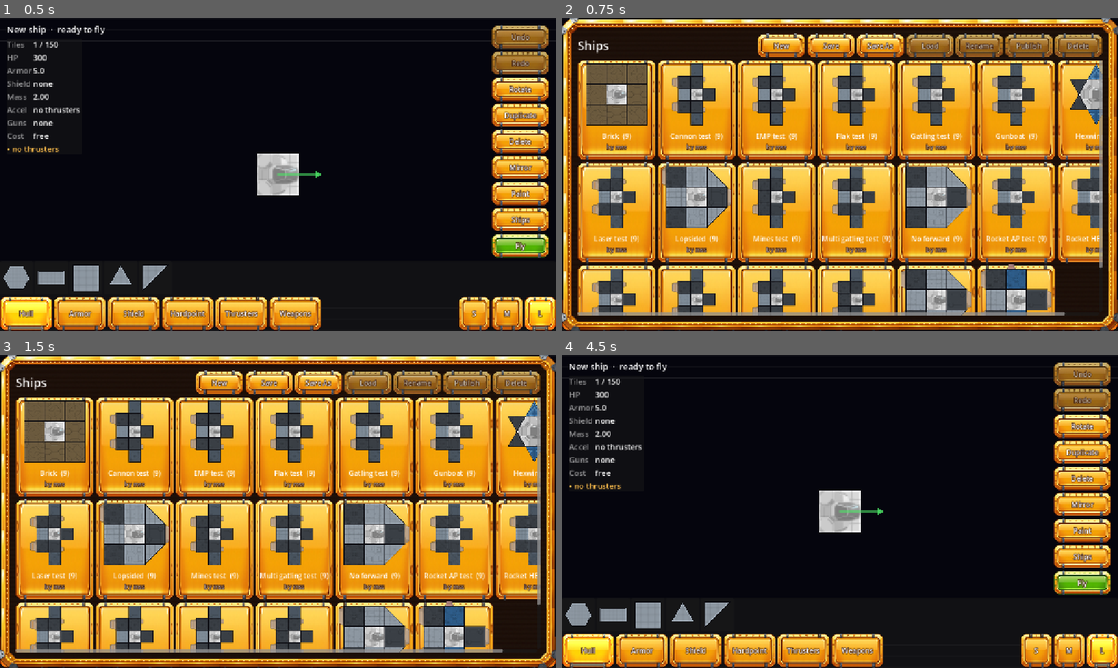
Above: before the commit, frames 1-4 (two rows, left to right).
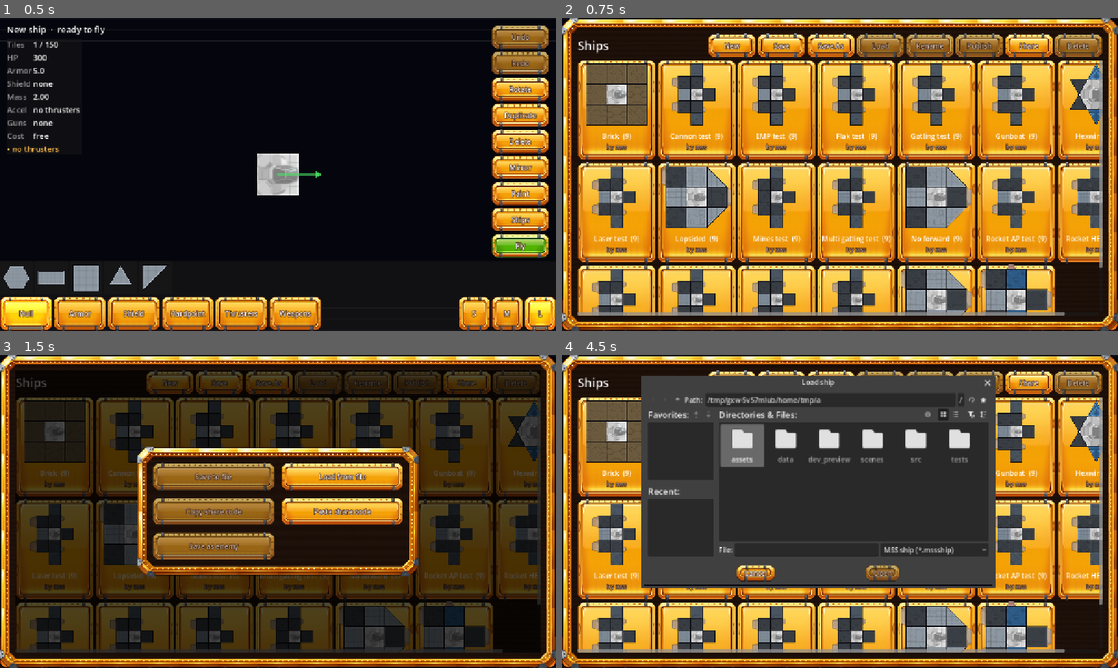
Above: after the commit, the same moments.

Repository: HermanRas/MobileSpaceShooter
Game: Godot game, scene res://scenes/hangar/hangar.tscn
Same seed, same stepped clock (60 frames per second), same inputs: the game is played once before the commit and once after it. This scene is started directly instead of the project's main scene.
Inputs (mouse positions are in pixels of both pictures, inside the frame that each line leads up to):
- Up to frame 1 (0.5 s): no input
- Up to frame 2 (0.75 s): click "Ships" at 0.5 s
- Up to frame 3 (1.5 s): click (467, 383) at 1.25 s, where only the run after the commit has a clickable "Share"
- Up to frame 4 (4.5 s): click (906, 477) at 2 s, where only the run after the commit has a clickable "Load from file"; click (1029, 383) at 2.75 s, where only the run before the commit has a clickable "Publish"; click (1029, 383) at 3.5 s, where only the run before the commit has a clickable "Unpublish"; click "New" at 4.25 s

Frame 1 is identical in both runs. In frame 2, 2.0% of the frame differs, in the area x 26-89%, y 4-13%; in frame 3, 76%; in frame 4, 91%, in the area x 0-100%, y 0-100%.

Commit message:
7.4 Share ships: .mssship files through the system picker, share codes, and Save as enemy
Co-Authored-By: Claude Opus 5.5 <noreply@anthropic.com>

Diff:
--- /dev/null
+++ b/game/dev_preview/drive_share.gd
@@ -0,0 +1,142 @@
+extends "res://dev_preview/drive_shop.gd"
+## Drives 7.4 in the Creative library's Share menu: a ship saved to a `.mssship` file and loaded
+## back, copied as a share code and pasted back, both rebuilding identically; a clipboard of junk
+## refused; Save as enemy; and Back closing the menu before the library. The file picker can't
+## be tapped through here, so the drive hands ShipShare the path a player would have picked.
+## Run with `tools/drive.sh res://dev_preview/drive_share.tscn`. Exit code 0 = every step passed.
+
+const OUT := "user://drive_share"
+const SHARED_NAME := "Drive share gunboat"
+
+var _made: PackedStringArray = []
+
+
+func _ready() -> void:
+	OS.add_logger(_spy)
+	_wipe_dir(OUT)
+	DirAccess.make_dir_recursive_absolute(OUT)
+	Profiles.active_id = ""
+	await _open_hangar()
+	_hangar._share.enemy_dir = OUT
+	_hangar.preview_setup({"ship": "gunboat"})
+	await _hangar.save_as(SHARED_NAME)
+	_ship_id = _hangar.editor.blueprint.id
+	_made.append(_ship_id)
+	await _tap_button(_find(_hangar._ui, "Ships", VBoxContainer))
+
+	await _step_a_file_goes_out_and_comes_back()
+	await _step_a_share_code_goes_out_and_comes_back()
+	await _step_junk_on_the_clipboard_is_refused()
+	await _step_save_as_enemy()
+	await _step_back_closes_the_menu_first()
+
+	for id in _made:
+		_hangar._library.delete(id)
+	_hangar.queue_free()
+	_wipe_dir(OUT)
+	OS.remove_logger(_spy)
+	for error in _spy.seen:
+		_failures.append("script error: " + error)
+	if _failures.is_empty():
+		print("drive_share: PASS")
+		get_tree().quit(0)
+	else:
+		for failure in _failures:
+			printerr("drive_share: FAIL  " + failure)
+		get_tree().quit(1)
+
+
+func _step_a_file_goes_out_and_comes_back() -> void:
+	await _share_action("save_file")
+	var dialog: FileDialog = _hangar._share._dialog
+	_check(dialog.visible and dialog.current_file == "Drive_share_gunboat.mssship",
+			"Save to file opens the picker with the ship's file name (%s)" % dialog.current_file)
+	_save_shot("drive_share_picker.png")
+	dialog.hide()
+	var path := OUT.path_join(dialog.current_file)
+	_hangar._share._on_file_chosen(path)
+	_check(FileAccess.file_exists(path) and "Saved" in _note(), "the file is written: %s" % _note())
+	var before: int = _hangar._library.list().size()
+	await _share_action("open_file")
+	dialog.hide()
+	_hangar._share._on_file_chosen(path)
+	await _frames(6)
+	var arrived := _newest_other_than(_ship_id)
+	_check(_hangar._library.list().size() == before + 1 and arrived != "", "loading it adds a ship (%s)" % _note())
+	_check(_same_design(arrived, _ship_id), "that rebuilds identically")
+	_check(FileAccess.file_exists(_hangar._library.thumbnail_path(arrived)), "with a thumbnail")
+
+
+func _step_a_share_code_goes_out_and_comes_back() -> void:
+	await _share_action("copy_code")
+	var code := DisplayServer.clipboard_get()
+	_check(code.begins_with(ShipCode.CODE_PREFIX) and "copied" in _note(), "Copy share code fills the clipboard (%d chars)" % code.length())
+	DisplayServer.clipboard_set("Look at my ship!\n" + code.substr(0, 40) + "\n" + code.substr(40) + "\n")
+	await _share_action("paste_code")
+	await _frames(6)
+	var arrived := _newest_other_than(_ship_id)
+	_check(arrived != "" and _same_design(arrived, _ship_id) and "Added" in _note(),
+			"Paste share code adds the same ship: %s" % _note())
+
+
+func _step_junk_on_the_clipboard_is_refused() -> void:
+	var before: int = _hangar._library.list().size()
+	DisplayServer.clipboard_set("hello there")
+	await _share_action("paste_code")
+	_check(_hangar._library.list().size() == before and _note().begins_with("Clipboard:"), "junk is refused: %s" % _note())
+
+
+func _step_save_as_enemy() -> void:
+	await _share_action("save_enemy")
+	var path := OUT.path_join("drive_share_gunboat.json")
+	var design := Save.read_json(path) if FileAccess.file_exists(path) else {}
+	_check((design.get("tags", []) as Array).has("enemy") and design.get("id") == "drive_share_gunboat",
+			"Save as enemy writes an enemy design: %s" % _note())
+
+
+func _step_back_closes_the_menu_first() -> void:
+	await _tap_button(_hangar._library_panel.find_child("Share", true, false))
+	_check(_hangar._library_panel._share_menu.visible, "Share opens its menu")
+	_save_shot("drive_share_menu.png")
+	_hangar.on_back()
+	_check(not _hangar._library_panel._share_menu.visible and _hangar._library_panel.visible, "Back closes the menu, not the library")
+	_hangar.on_back()
+	_check(not _hangar._library_panel.visible, "and Back again closes the library")
+
+
+## Selects the shared ship's card, opens Share and taps `action`.
+func _share_action(action: String) -> void:
+	var card := _library_card(_ship_id)
+	if card != null and not card.button_pressed:
+		await _tap_button(card)
+	await _tap_button(_hangar._library_panel.find_child("Share", true, false))
+	await _tap_button(_hangar._library_panel._share_menu.find_child(action, true, false))
+
+
+func _note() -> String:
+	return _hangar._library_panel._note.text
+
+
+## The newest library ship that isn't `id` or one counted already (and counts it).
+func _newest_other_than(id: String) -> String:
+	for entry in _hangar._library.list():
+		if entry["id"] != id and not _made.has(entry["id"]) and entry["name"] == SHARED_NAME:
+			_made.append(entry["id"])
+			return entry["id"]
+	return ""
+
+
+func _same_design(a: String, b: String) -> bool:
+	if a.is_empty() or b.is_empty():
+		return false
+	var left := ShipCode.shared(_hangar._library.load_ship(a))
+	var right := ShipCode.shared(_hangar._library.load_ship(b))
+	left.erase("id")
+	right.erase("id")
+	return JSON.stringify(left) == JSON.stringify(right)
+
+
+func _check(ok: bool, what: String) -> void:
+	print("drive_share: %s  %s" % ["ok  " if ok else "FAIL", what])
+	if not ok:
+		_failures.append(what)
--- /dev/null
+++ b/game/dev_preview/drive_share.tscn
@@ -0,0 +1,6 @@
+[gd_scene load_steps=2 format=3]
+
+[ext_resource type="Script" path="res://dev_preview/drive_share.gd" id="1"]
+
+[node name="DriveShare" type="Node"]
+script = ExtResource("1")
--- /dev/null
+++ b/game/src/model/ship_code.gd
@@ -0,0 +1,69 @@
+class_name ShipCode
+extends RefCounted
+## A ship as it leaves the device (PLAN.md 7.4): a `.mssship` file (the blueprint JSON) or a share
+## code to paste into a chat (CODE_PREFIX, then the JSON deflated and in base64). Either way it's
+## the shared form: no gun item ids (they name guns in the sender's inventory, §5.4) and not for
+## sale (publishing is the receiver's call, 7.3). Creative gun levels are part of the design, so
+## they come along; buying a ship drops them (HangarEditor.swap_to).
+##
+## What comes in is untrusted: `read` never crashes, caps the size, and says what's wrong.
+
+const CODE_PREFIX := "MSS1:"
+const FILE_EXTENSION := "mssship"
+## The most JSON a code or file may hold, unpacked: a 150-tile ship is about 25 KB.
+const MAX_BYTES := 1 << 20
+
+
+## `bp` as it's shared.
+static func shared(bp: Blueprint) -> Dictionary:
+	var out := bp.to_dict()
+	out["tags"] = (out["tags"] as Array).filter(func(tag: String) -> bool: return tag != Blueprint.PUBLISHED)
+	for mount: Dictionary in out["mounts"]:
+		mount.erase("gun")
+	return out
+
+
+## The `.mssship` file's text.
+static func file_text(bp: Blueprint) -> String:
+	return JSON.stringify(shared(bp), "\t")
+
+
+## The share code: one line of text.
+static func code(bp: Blueprint) -> String:
+	var packed := JSON.stringify(shared(bp)).to_utf8_buffer().compress(FileAccess.COMPRESSION_DEFLATE)
+	return CODE_PREFIX + Marshalls.raw_to_base64(packed)
+
+
+## A ship from a share code or a file's text, or null with the reasons in `errors`.
+static func read(text: String, errors: PackedStringArray) -> Blueprint:
+	if text.length() > MAX_BYTES:
+		errors.append("That's too big to be a ship")
+		return null
+	var json_text := text
+	# Chat apps wrap long lines and pad them; a code has no spaces of its own.
+	var compact := RegEx.create_from_string("\\s+").sub(text, "", true)
+	# A code pasted with the message it came in ("Look at my ship! MSS1:…") starts at its prefix.
+	var at := compact.find(CODE_PREFIX) if not compact.begins_with("{") else -1
+	if at >= 0:
+		compact = compact.substr(at)
+		var packed := Marshalls.base64_to_raw(compact.substr(CODE_PREFIX.length()))
+		var raw := packed.decompress_dynamic(MAX_BYTES, FileAccess.COMPRESSION_DEFLATE) if not packed.is_empty() else PackedByteArray()
+		if raw.is_empty():
+			errors.append("That share code is damaged or cut short")
+			return null
+		json_text = raw.get_string_from_utf8()
+	var json := JSON.new()
+	if json.parse(json_text) != OK or typeof(json.data) != TYPE_DICTIONARY:
+		errors.append("That isn't a ship" if not compact.begins_with(CODE_PREFIX) else "That share code is damaged")
+		return null
+	var bp := Blueprint.from_dict(json.data, errors)
+	if bp == null:
+		return null
+	return Blueprint.from_dict(shared(bp), errors)
+
+
+## A file name for `bp`: its name in letters, digits, `-` and `_`, then the extension.
+static func file_name(bp: Blueprint) -> String:
+	var regex := RegEx.create_from_string("[^A-Za-z0-9_-]+")
+	var stem := regex.sub(bp.name.strip_edges(), "_", true).trim_prefix("_").trim_suffix("_")
+	return "%s.%s" % [stem if not stem.is_empty() else "ship", FILE_EXTENSION]
--- a/game/src/ship/blueprint_library.gd
+++ b/game/src/ship/blueprint_library.gd
@@ -94,6 +94,15 @@
 	return Save.write_json(json_path(bp.id), bp.to_dict())
 
 
+## Adds a ship that came from a file or a share code (7.4). It keeps its id unless that's taken
+## or unusable, so loading the same ship twice gives two ships, not one overwritten. Returns
+## the id it was saved under, or "".
+func import_ship(bp: Blueprint) -> String:
+	if not is_valid_id(bp.id) or has(bp.id):
+		bp.id = new_id()
+	return bp.id if save_ship(bp) == OK else ""
+
+
 ## Saves a copy under a new id and name; returns the copy.
 func save_as(bp: Blueprint, new_name: String) -> Blueprint:
 	var errors: PackedStringArray = []
--- a/game/src/ui/hangar/hangar.gd
+++ b/game/src/ui/hangar/hangar.gd
@@ -58,6 +58,8 @@
 var _market: MarketPanel
 var _shop: ShipShopPanel
 var _confirm := ConfirmPanel.new()
+## Creative: ships to and from files and share codes (7.4).
+var _share := ShipShare.new()
 ## Creative's Fly: free flight or a test fight at a level (7.2).
 var _launch := LaunchPanel.new()
 var _notice: Label
@@ -188,6 +190,34 @@
 	_library_panel.show_note("For sale in every pilot's shop" if on else "Taken off sale")
 	_library_panel.refresh()
 	return true
+
+
+## Creative: the library's Share menu (7.4). Ships going out are read from the library, so what's
+## shared is what was last saved.
+func _on_share(action: StringName, id: String) -> void:
+	var bp := _library.load_ship(id) if not id.is_empty() and _library.has(id) else null
+	match action:
+		&"open_file":
+			_share.open_file()
+		&"paste_code":
+			_share.paste_code()
+		&"save_file" when bp != null:
+			_share.save_file(bp)
+		&"copy_code" when bp != null:
+			_share.copy_code(bp)
+		&"save_enemy" when bp != null:
+			_share.save_enemy(bp)
+
+
+## A ship from a file or a share code goes in the library, with a thumbnail.
+func _on_ship_arrived(bp: Blueprint) -> void:
+	var id := _library.import_ship(bp)
+	if id.is_empty():
+		_library_panel.show_note("Couldn't add %s to your ships" % bp.name)
+		return
+	await _thumbs.render(bp, placement, _library.thumbnail_path(id))
+	_library_panel.show_note("Added %s to your ships" % bp.name)
+	_library_panel.refresh()
 
 
 ## Stocked: the ship shop (7.3).
@@ -317,7 +347,8 @@
 	elif _shop != null and _shop.visible:
 		_open_shop(false)
 	elif _library_panel.visible:
-		_open_library(false)
+		if not _library_panel.close_menu():
+			_open_library(false)
 	else:
 		Router.goto_main_menu()
 
@@ -1091,6 +1122,10 @@
 		load_from_library(id)
 		_open_library(false))
 	_library_panel.publish_requested.connect(publish)
+	_library_panel.share_requested.connect(_on_share)
+	add_child(_share)
+	_share.loaded.connect(_on_ship_arrived)
+	_share.done.connect(_library_panel.show_note)
 	root.add_child(_library_panel)
 	_launch.name = "LaunchPanel"
 	_launch.max_level = int(Encounter.Rules.from_table(Data.table(&"levels")).bands.back().get("to", 100))
--- a/game/src/ui/hangar/library_panel.gd
+++ b/game/src/ui/hangar/library_panel.gd
@@ -1,7 +1,8 @@
 class_name LibraryPanel
 extends PanelContainer
 ## The ship library screen (Phase 2.6): a grid of thumbnail cards, plus New, Save, Save As,
-## Load, Rename and Delete, and Publish, which puts a ship up for sale in every pilot's shop (7.3).
+## Load, Rename and Delete, Publish, which puts a ship up for sale in every pilot's shop (7.3), and
+## Share (7.4): a ship to or from a file or a share code, and (in a project run) save as an enemy.
 ##
 ## The panel owns the dialogs; the hangar owns the ship being edited and does the actual
 ## save and load, so this only emits what the player asked for.
@@ -11,6 +12,8 @@
 signal save_requested
 signal save_as_requested(new_name: String)
 signal publish_requested(id: String, on: bool)
+## &"save_file", &"copy_code" and &"save_enemy" act on ship `id`; &"open_file" and &"paste_code" bring one in.
+signal share_requested(action: StringName, id: String)
 
 const CARD := Vector2(180, 232)
 const FOR_SALE := Color(1, 0.85, 0.5)
@@ -24,6 +27,9 @@
 var _delete_button: Button
 var _publish_button: Button
 var _note := Label.new()
+var _share_menu := ColorRect.new()
+## The share menu's buttons that need a ship selected.
+var _share_ship_buttons: Array[Button] = []
 ## The listed ships by id, as BlueprintLibrary.list() gives them.
 var _entries := {}
 var _name_dialog := AcceptDialog.new()
@@ -61,6 +67,10 @@
 	_publish_button = _button(bar, "Publish", func() -> void:
 		publish_requested.emit(_selected_id, not _entries.get(_selected_id, {}).get("published", false)))
 	_publish_button.name = "Publish"
+	_button(bar, "Share", func() -> void:
+		for button in _share_ship_buttons:
+			button.disabled = _selected_id.is_empty() or not library.has(_selected_id)
+		_share_menu.visible = true).name = "Share"
 	_delete_button = _button(bar, "Delete", func() -> void:
 		_confirm.dialog_text = "Delete this ship? This can't be undone."
 		_confirm.popup_centered())
@@ -84,6 +94,52 @@
 		_selected_id = ""
 		refresh())
 	add_child(_confirm)
+	_build_share_menu()
+
+
+## Closes the share menu if it's open; false if it wasn't (so Back closes the panel instead).
+func close_menu() -> bool:
+	if not _share_menu.visible:
+		return false
+	_share_menu.visible = false
+	return true
+
+
+func _build_share_menu() -> void:
+	_share_menu.color = Color(0, 0, 0, 0.7)
+	_share_menu.set_anchors_and_offsets_preset(Control.PRESET_FULL_RECT)
+	_share_menu.visible = false
+	_share_menu.gui_input.connect(func(event: InputEvent) -> void:
+		if event is InputEventMouseButton and (event as InputEventMouseButton).pressed:
+			_share_menu.visible = false)
+	add_child(_share_menu)
+	var center := CenterContainer.new()
+	center.set_anchors_and_offsets_preset(Control.PRESET_FULL_RECT)
+	center.mouse_filter = Control.MOUSE_FILTER_PASS
+	_share_menu.add_child(center)
+	var panel := PanelContainer.new()
+	panel.theme_type_variation = &"ChromePanel"
+	center.add_child(panel)
+	var grid := GridContainer.new()
+	grid.columns = 2
+	grid.add_theme_constant_override(&"h_separation", 16)
+	grid.add_theme_constant_override(&"v_separation", 16)
+	panel.add_child(grid)
+	var actions := [
+		["Save to file", &"save_file", true], ["Load from file", &"open_file", false],
+		["Copy share code", &"copy_code", true], ["Paste share code", &"paste_code", false],
+	]
+	if ShipShare.can_save_enemies():
+		actions.append(["Save as enemy", &"save_enemy", true])
+	for row: Array in actions:
+		var action: StringName = row[1]
+		var button := _button(grid, row[0], func() -> void:
+			_share_menu.visible = false
+			share_requested.emit(action, _selected_id))
+		button.name = String(action)
+		button.custom_minimum_size = Vector2(280, 64)
+		if row[2]:
+			_share_ship_buttons.append(button)
 
 
 func refresh() -> void:
--- /dev/null
+++ b/game/src/ui/hangar/ship_share.gd
@@ -0,0 +1,118 @@
+class_name ShipShare
+extends Node
+## Ships in and out of the device (PLAN.md 7.4): a `.mssship` file through the system's file picker
+## (FileDialog's native dialog: Android's own picker on the phone, Godot's dialog where there's no
+## native one), or a share code through the clipboard (ShipCode). And, run from the project rather
+## than an exported game, a ship saved straight into `data/enemies/`: that's how enemies get authored.
+##
+## It only moves text: what arrives goes out through `loaded`, and the hangar files it in the library.
+
+signal loaded(bp: Blueprint)
+## A line for the player: what happened, or what went wrong.
+signal done(message: String)
+
+const ENEMY_DIR := "res://data/enemies"
+
+## Where Save as enemy writes; a drive points it somewhere harmless.
+var enemy_dir := ENEMY_DIR
+var _dialog := FileDialog.new()
+## The ship the save dialog is open for, or null while it's open to load.
+var _saving: Blueprint
+
+
+func _ready() -> void:
+	_dialog.use_native_dialog = true
+	_dialog.access = FileDialog.ACCESS_FILESYSTEM
+	_dialog.filters = PackedStringArray(["*.%s ; MSS ship" % ShipCode.FILE_EXTENSION])
+	_dialog.size = Vector2i(900, 560)
+	_dialog.file_selected.connect(_on_file_chosen)
+	add_child(_dialog)
+
+
+func save_file(bp: Blueprint) -> void:
+	_saving = bp
+	_dialog.file_mode = FileDialog.FILE_MODE_SAVE_FILE
+	_dialog.title = "Save ship"
+	_dialog.current_file = ShipCode.file_name(bp)
+	_dialog.popup_centered()
+
+
+func open_file() -> void:
+	_saving = null
+	_dialog.file_mode = FileDialog.FILE_MODE_OPEN_FILE
+	_dialog.title = "Load ship"
+	_dialog.popup_centered()
+
+
+## Where the picker landed (drives call it straight, as there's no one to pick).
+func _on_file_chosen(path: String) -> void:
+	if _saving != null:
+		write_file(_saving, path)
+	else:
+		read_file(path)
+
+
+func write_file(bp: Blueprint, path: String) -> Error:
+	var file := FileAccess.open(path, FileAccess.WRITE)
+	if file == null:
+		done.emit("Couldn't save %s (%s)" % [path.get_file(), error_string(FileAccess.get_open_error())])
+		return FAILED
+	file.store_string(ShipCode.file_text(bp))
+	file.close()
+	done.emit("Saved %s" % path.get_file())
+	return OK
+
+
+func read_file(path: String) -> Blueprint:
+	var file := FileAccess.open(path, FileAccess.READ)
+	if file == null:
+		done.emit("Couldn't open %s (%s)" % [path.get_file(), error_string(FileAccess.get_open_error())])
+		return null
+	if file.get_length() > ShipCode.MAX_BYTES:
+		done.emit("%s is too big to be a ship" % path.get_file())
+		return null
+	return _take(file.get_as_text(), path.get_file() + ": ")
+
+
+func copy_code(bp: Blueprint) -> void:
+	DisplayServer.clipboard_set(ShipCode.code(bp))
+	done.emit("Share code copied: paste it into a chat")
+
+
+func paste_code() -> Blueprint:
+	return _take(DisplayServer.clipboard_get(), "Clipboard: ")
+
+
+## Whether this run can write `data/` (a project run, not an exported game).
+static func can_save_enemies() -> bool:
+	return not OS.has_feature("template")
+
+
+## Saves `bp` as an enemy design, named after the ship (`data/enemies/<name>.json`, tagged
+## "enemy"). The roster (`enemies.json`) is still edited by hand.
+func save_enemy(bp: Blueprint) -> Error:
+	var design := ShipCode.shared(bp)
+	design["id"] = ShipCode.file_name(bp).get_basename().to_lower()
+	design["author"] = "mss"
+	if not (design["tags"] as Array).has("enemy"):
+		design["tags"].append("enemy")
+	var path := enemy_dir.path_join(design["id"] + ".json")
+	var replacing := FileAccess.file_exists(path)
+	var file := FileAccess.open(path, FileAccess.WRITE)
+	if file == null:
+		done.emit("Couldn't write %s (%s)" % [path, error_string(FileAccess.get_open_error())])
+		return FAILED
+	file.store_string(JSON.stringify(design, "\t"))
+	file.close()
+	done.emit("%s %s: add it to enemies.json to put it on the roster" % ["Replaced" if replacing else "Saved", path])
+	return OK
+
+
+func _take(text: String, where: String) -> Blueprint:
+	var errors: PackedStringArray = []
+	var bp := ShipCode.read(text, errors)
+	if bp == null:
+		done.emit(where + (errors[0] if not errors.is_empty() else "that isn't a ship"))
+		return null
+	loaded.emit(bp)
+	return bp
--- /dev/null
+++ b/game/tests/model/test_ship_code.gd
@@ -0,0 +1,84 @@
+extends TestCase
+## Phase 7.4: a ship leaves as a `.mssship` file or a share code and comes back identical, minus
+## what belongs to the sender (gun items) or the receiver (whether it's for sale). Anything else
+## that arrives is refused with a reason, never a crash.
+
+var samples: Dictionary
+
+
+func before_each() -> void:
+	samples = Data.json_dir("blueprints")
+
+
+func test_a_file_round_trips_every_sample_exactly() -> void:
+	for id: String in samples:
+		var bp := _sample(id)
+		var errors: PackedStringArray = []
+		var back := ShipCode.read(ShipCode.file_text(bp), errors)
+		assert_eq(errors, PackedStringArray(), id)
+		assert_eq(back.to_dict() if back != null else {}, bp.to_dict(), "%s rebuilds identically from its file" % id)
+
+
+func test_a_share_code_round_trips_and_is_one_short_line() -> void:
+	var bp := _sample("gunboat")
+	var code := ShipCode.code(bp)
+	assert_true(code.begins_with(ShipCode.CODE_PREFIX))
+	assert_false("\n" in code or " " in code, "one line")
+	assert_true(code.length() < ShipCode.file_text(bp).length() / 2, "much shorter than the file (%d)" % code.length())
+	var errors: PackedStringArray = []
+	assert_eq(ShipCode.read(code, errors).to_dict(), bp.to_dict())
+
+
+func test_a_code_survives_a_chat_message_around_it() -> void:
+	var bp := _sample("hexwing")
+	var code := ShipCode.code(bp)
+	var wrapped := "Look at my ship!\n  %s\n%s \r\n %s  " % [code.substr(0, 20), code.substr(20, 30), code.substr(50)]
+	var errors: PackedStringArray = []
+	var back := ShipCode.read(wrapped, errors)
+	assert_eq(back.to_dict() if back != null else {}, bp.to_dict())
+
+
+func test_gun_items_and_for_sale_stay_home() -> void:
+	var bp := _sample("gunboat")
+	bp.tags.append(Blueprint.PUBLISHED)
+	for mount in bp.mounts:
+		if Mounting.is_weapon(mount):
+			mount["gun"] = "g12"
+			mount["level"] = 300
+	for text in [ShipCode.code(bp), ShipCode.file_text(bp)]:
+		var errors: PackedStringArray = []
+		var back := ShipCode.read(text, errors)
+		assert_false(back.tags.has(Blueprint.PUBLISHED), "not for sale on arrival")
+		for mount in back.mounts.filter(Mounting.is_weapon):
+			assert_false(mount.has("gun"), "no gun item")
+			assert_eq(int(mount["level"]), 300, "a Creative level is part of the design")
+	assert_true(bp.tags.has(Blueprint.PUBLISHED), "the original isn't touched")
+
+
+func test_junk_is_refused_with_a_reason() -> void:
+	var cut := ShipCode.code(_sample("gunboat"))
+	for junk in ["", "hello", "{\"format\": 1}", "[1, 2]", "MSS1:", "MSS1:!!!!", cut.substr(0, cut.length() / 2),
+			JSON.stringify({"format": 99, "id": "x", "tiles": []})]:
+		var errors: PackedStringArray = []
+		assert_null(ShipCode.read(junk, errors), "refused: %s" % junk.left(30))
+		assert_false(errors.is_empty(), "with a reason")
+
+
+func test_a_code_that_unpacks_too_big_is_refused() -> void:
+	var bomb := " ".repeat(ShipCode.MAX_BYTES * 2).to_utf8_buffer().compress(FileAccess.COMPRESSION_DEFLATE)
+	var errors: PackedStringArray = []
+	assert_null(ShipCode.read(ShipCode.CODE_PREFIX + Marshalls.raw_to_base64(bomb), errors))
+	assert_false(errors.is_empty())
+
+
+func test_file_names_are_safe() -> void:
+	var bp := _sample("gunboat")
+	bp.name = "  Viper Mk/II: *best*  "
+	assert_eq(ShipCode.file_name(bp), "Viper_Mk_II_best.mssship")
+	bp.name = "???"
+	assert_eq(ShipCode.file_name(bp), "ship.mssship")
+
+
+func _sample(id: String) -> Blueprint:
+	var errors: PackedStringArray = []
+	return Blueprint.from_dict(samples[id], errors)
--- a/game/tests/ship/test_library_publish.gd
+++ b/game/tests/ship/test_library_publish.gd
@@ -1,6 +1,7 @@
 extends TestCase
 ## Phase 7.3: publishing marks a library ship for sale (no second store), signed by its pilot.
-## The shops list every published ship that can fly, at what building it costs.
+## The shops list every published ship that can fly, at what building it costs. Phase 7.4: a ship
+## that arrives from a file or a code joins the library without overwriting one already there.
 
 const DIR := "user://test_publish_library"
 
@@ -51,6 +52,21 @@
 	assert_false(ids.has("gunboat"), "a coreless ship isn't for sale")
 
 
+func test_an_arriving_ship_never_overwrites_one() -> void:
+	var errors: PackedStringArray = []
+	var arrived := ShipCode.read(ShipCode.code(library.load_ship("gunboat")), errors)
+	var id := library.import_ship(arrived)
+	assert_ne(id, "gunboat", "the id is taken, so it gets a new one")
+	assert_eq(library.load_ship("gunboat").name, "Gunboat", "the old one is still there")
+	assert_eq(library.load_ship(id).tiles.size(), library.load_ship("gunboat").tiles.size())
+	var fresh := ShipCode.read(ShipCode.code(library.load_ship("hexwing")), errors)
+	fresh.id = "ship_from_a_friend"
+	assert_eq(library.import_ship(fresh), "ship_from_a_friend", "a free id is kept")
+	var odd := ShipCode.read(ShipCode.code(library.load_ship("hexwing")), errors)
+	odd.id = "../../escape"
+	assert_true(BlueprintLibrary.is_valid_id(library.import_ship(odd)), "an id that isn't a safe file name is replaced")
+
+
 func _entry(id: String) -> Dictionary:
 	for entry in library.list():
 		if entry["id"] == id:
Not shown, added: game/dev_preview/drive_share.gd.uid
Not shown, added: game/src/model/ship_code.gd.uid
Not shown, added: game/src/ui/hangar/ship_share.gd.uid
Not shown, added: game/tests/model/test_ship_code.gd.uid
Not shown, changed: CLAUDE.md
Not shown, changed: Docs/PLAN.md
Not shown, changed: tools/start_game.sh
